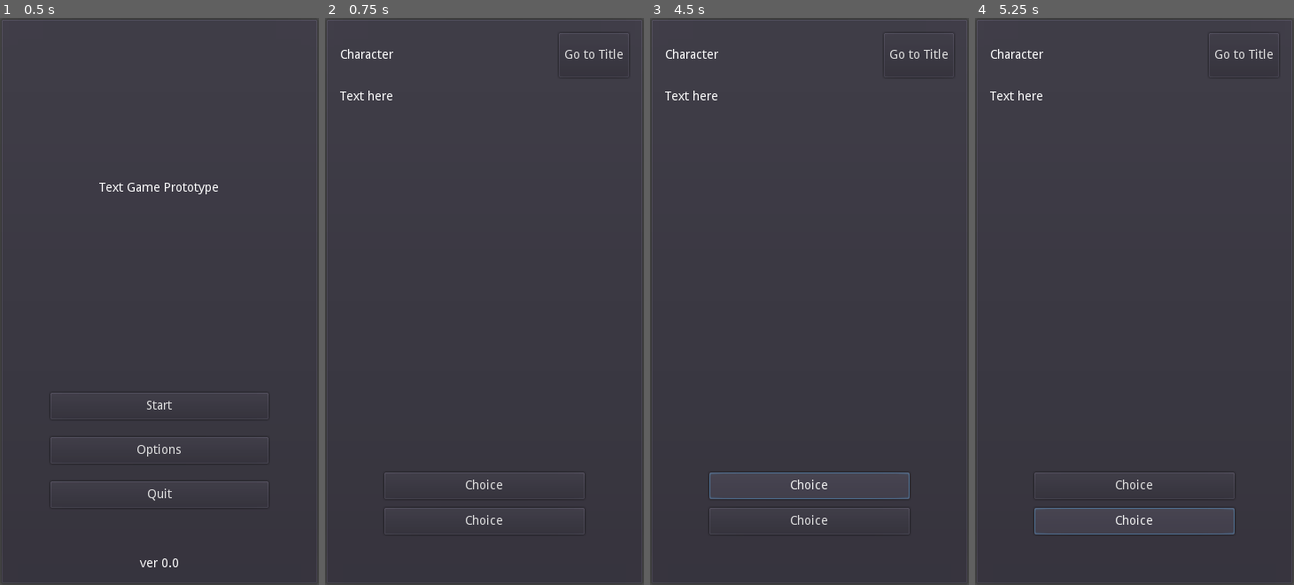
Above: before the commit, frames 1-4 (left to right).
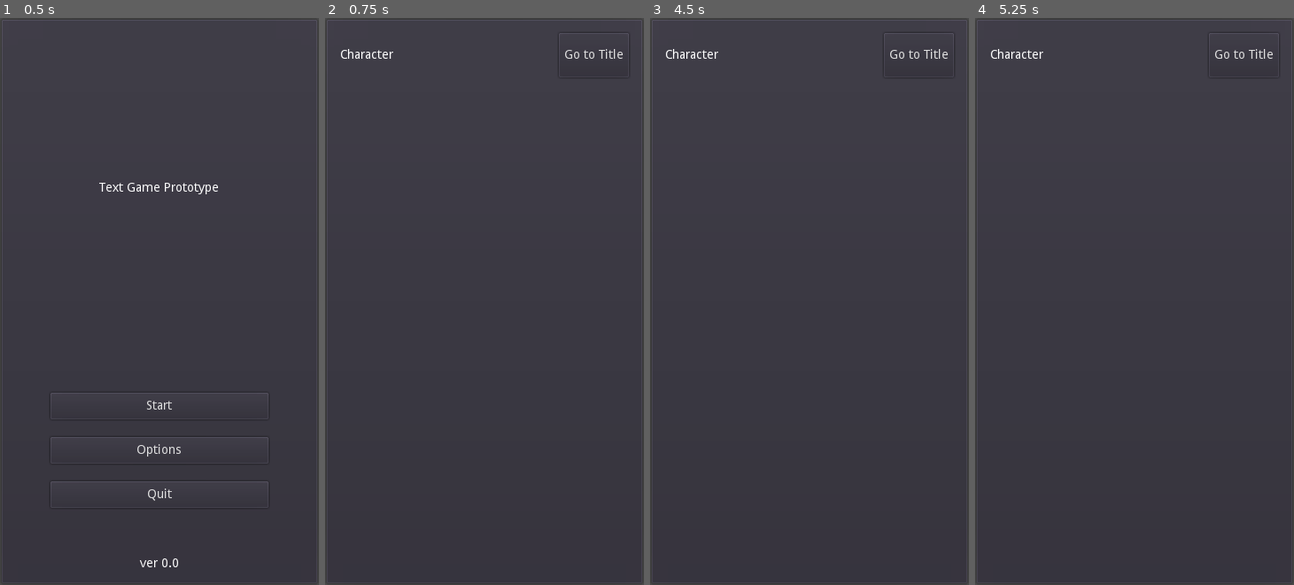
Above: after the commit, the same moments.

Repository: philipuriarte/A-Churchyard-of-Orphans
Game: Godot game, scene res://scenes/main.tscn
Two runs of this game, one before a commit and one after it. Both use one fixed random seed, a clock stepped at 60 frames per second and the inputs below.
Inputs (mouse positions are in pixels of both pictures, inside the frame that each line leads up to):
- Up to frame 1 (0.5 s): no input
- Up to frame 2 (0.75 s): click "Start" at 0.5 s
- Up to frame 3 (4.5 s): click "Go to Title" at 1.25 s; click "Start" at 2 s; click "Go to Title" at 2.75 s; click "Start" at 3.5 s; click (809, 482) at 4.25 s, where only the run before the commit has a clickable "Choice"
- Up to frame 4 (5.25 s): click (1134, 522) at 5 s, where only the run before the commit has a clickable "Choice"

Frame 1 is identical in both runs. In frame 2, 0.5% of the frame differs, in the area x 4-82%, y 12-90%; in frame 3, 0.6%; in frame 4, 0.6%.

Commit message:
Replace MiddleContainer scene

Diff:
--- a/scenes/game_screen.tscn
+++ b/scenes/game_screen.tscn
@@ -1,7 +1,6 @@
-[gd_scene load_steps=3 format=2]
+[gd_scene load_steps=2 format=2]
 
 [ext_resource path="res://logic/game_screen.gd" type="Script" id=1]
-[ext_resource path="res://scenes/game_screen_scenes/middle_container.tscn" type="PackedScene" id=3]
 
 [node name="GameScreen" type="PanelContainer"]
 margin_right = 360.0
@@ -43,8 +42,30 @@
 margin_bottom = 50.0
 text = "Go to Title"
 
-[node name="MiddleContainer" parent="MarginContainer/MainCointainer" instance=ExtResource( 3 )]
+[node name="ContentContainer" type="VBoxContainer" parent="MarginContainer/MainCointainer"]
+margin_top = 65.0
+margin_right = 326.0
+margin_bottom = 476.0
+size_flags_vertical = 3
+
+[node name="ChoicesMargin" type="MarginContainer" parent="MarginContainer/MainCointainer"]
+margin_top = 491.0
+margin_right = 326.0
+margin_bottom = 541.0
+rect_min_size = Vector2( 0, 50 )
+custom_constants/margin_right = 50
+custom_constants/margin_left = 50
+
+[node name="ChoicesContainer" type="VBoxContainer" parent="MarginContainer/MainCointainer/ChoicesMargin"]
+margin_left = 50.0
+margin_right = 276.0
+margin_bottom = 50.0
+custom_constants/separation = 10
+
+[node name="BottomContainer" type="HBoxContainer" parent="MarginContainer/MainCointainer"]
+margin_top = 556.0
 margin_right = 326.0
 margin_bottom = 606.0
+rect_min_size = Vector2( 0, 50 )
 
 [connection signal="pressed" from="MarginContainer/MainCointainer/TopContainer/TitleButton" to="." method="_on_TitleButton_pressed"]
